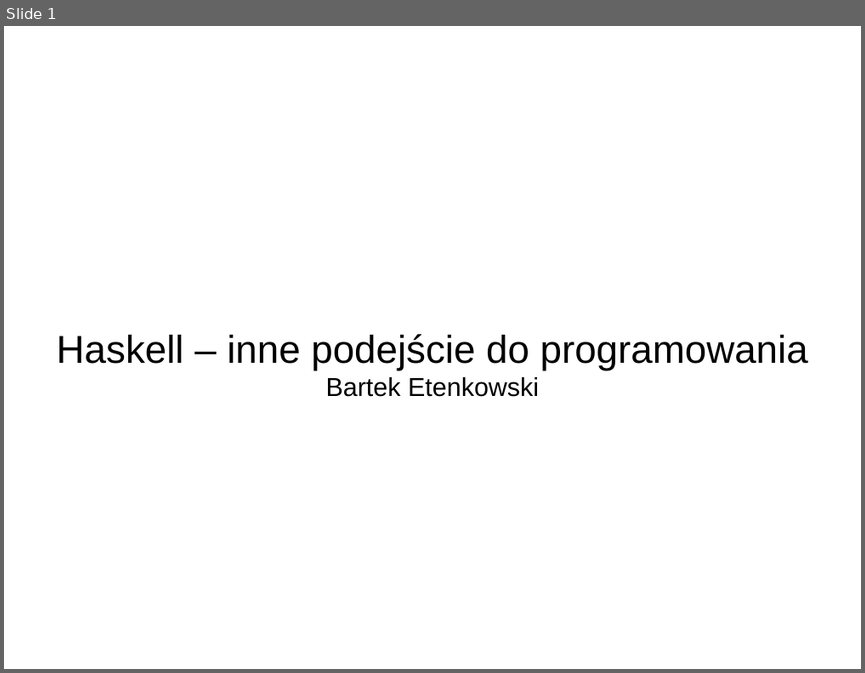
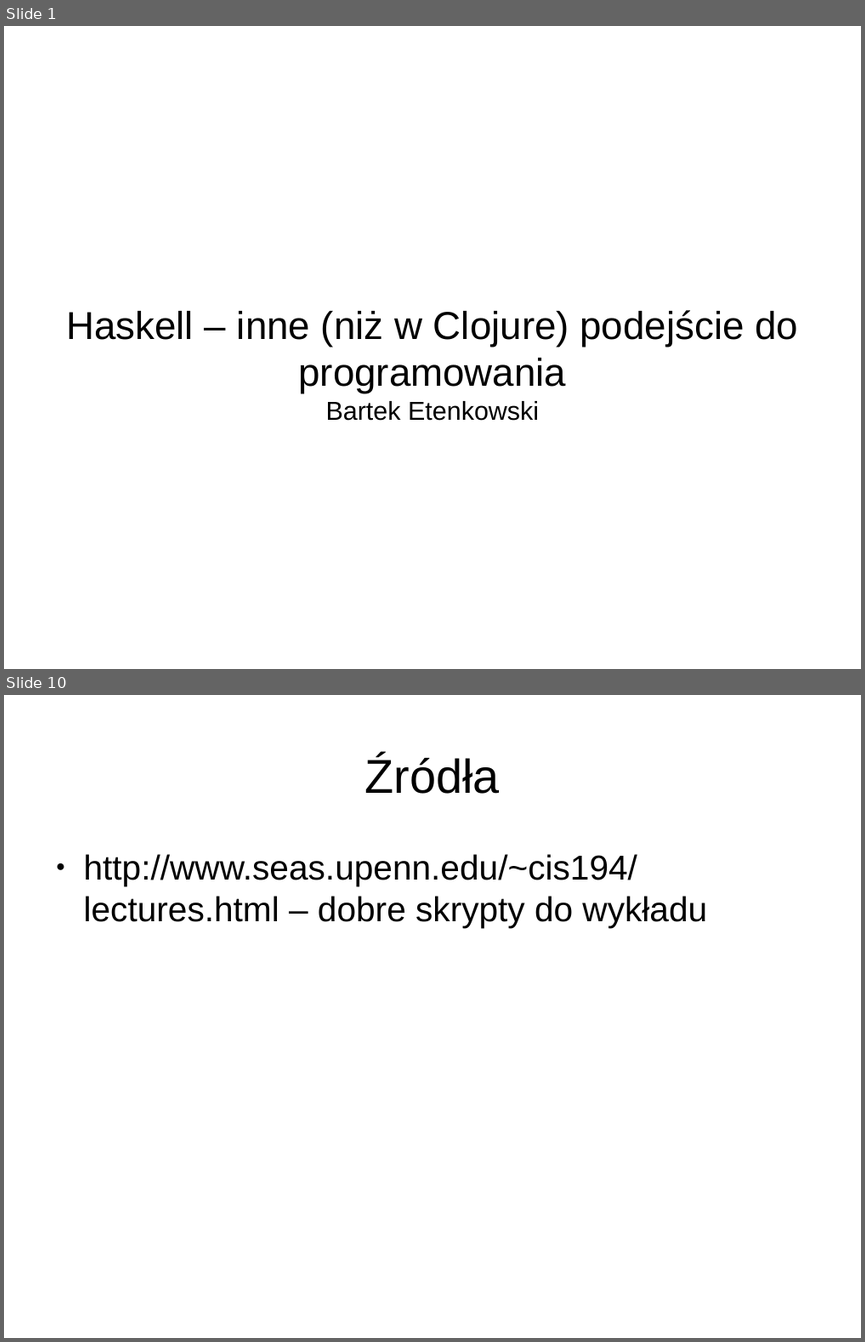
Before and after one commit to betenkowski/haskell-20140813, a slide deck: prezentacja.odp. Shown one above the other, each under a label of ours: slide 1 before the commit, slides 1 and 10 after it; the slides between them are not shown. The pictures are 865x673 and 865x1342 pixels, drawn with LibreOffice and Linux fonts; fonts in the diff are those of the drawing. Boxes give left, top, right and bottom in pixels: in the first picture for what was removed or moved away, otherwise in the second. Text is boxed around its words. In the diff, an @@ line names an element or a change of style, - is before the commit and + after.

```diff
--- a/prezentacja.odp
+++ b/prezentacja.odp
@@ slide 10 added at (4, 695, 861, 1338), background #FFFFFF @@
@@ title added at (365, 755, 500, 794), 44 pt, text #000000 @@
+Źródła
@@ text added at (84, 854, 707, 928), 32 pt, text #000000 @@
+● http://www.seas.upenn.edu/~cis194/lectures.html – dobre skrypty do wykładu
@@ slide 1 changed as well @@
@@ subtitle at (66, 310, 798, 393): text changed @@
-Haskell – inne podejście do programowania
+Haskell – inne (niż w Clojure) podejście do programowania
```
Also in this commit, not shown: 8 other slides added, 1 slide removed, 4 other files.
